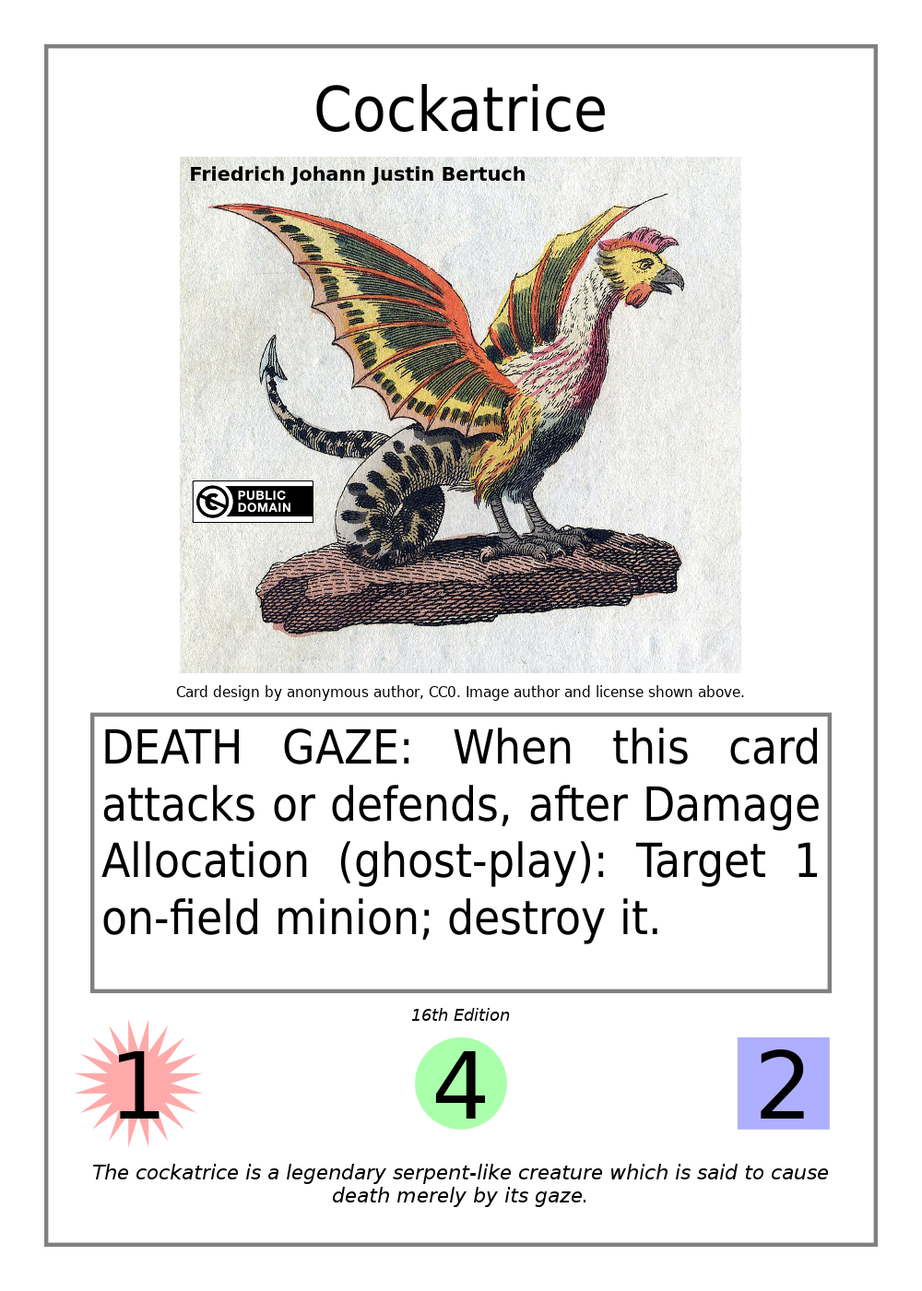
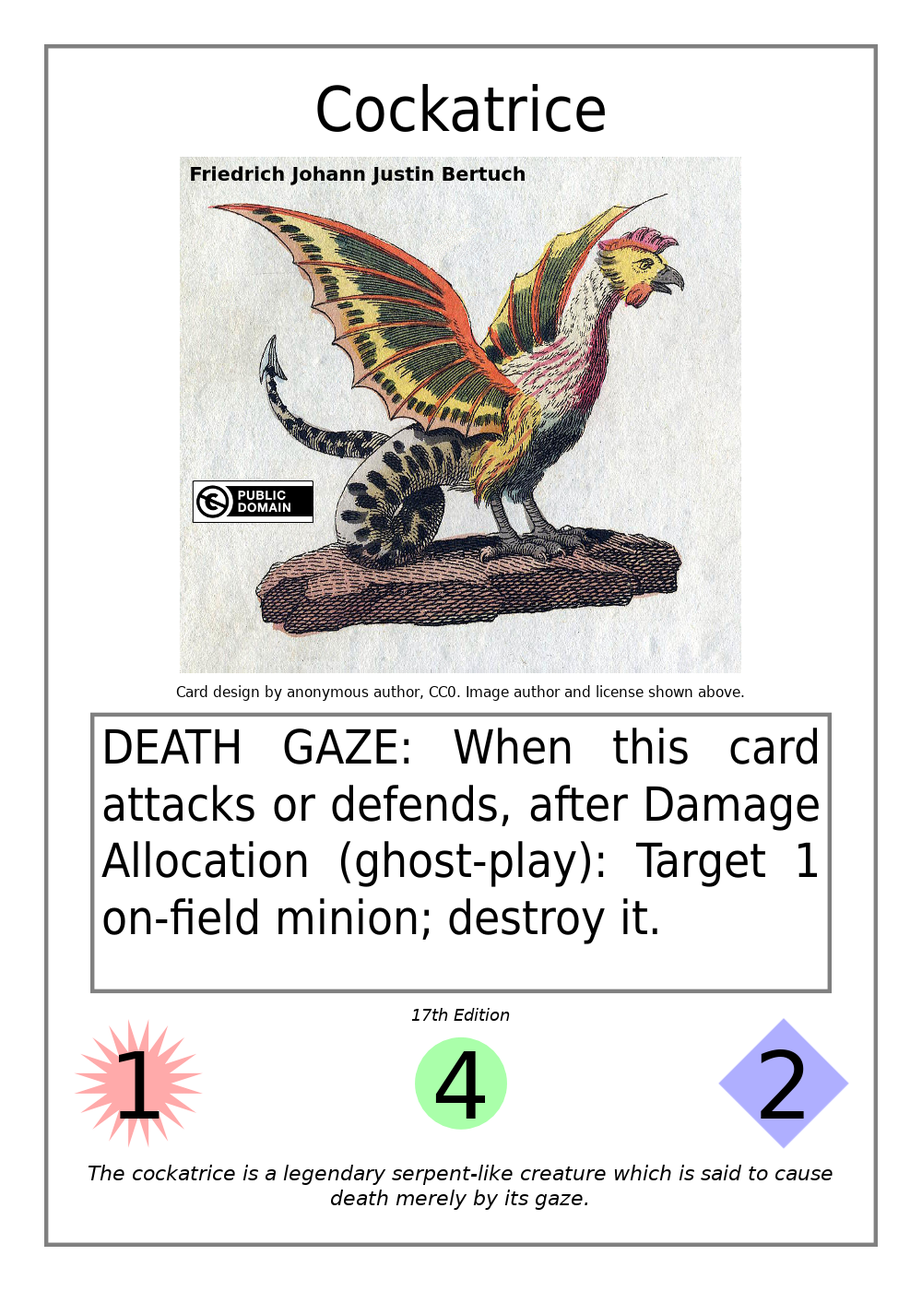
Two versions of the same layered image (922 x 1291). Layer-by-layer changes:
painted on "Flavor Text" over [88, 1164, 834, 1211]
painted on "Edition Indicator" over [422, 1009, 433, 1022]
painted on "Name" over [316, 83, 505, 132]
painted on "Creature Template" over [718, 1018, 850, 1150]
